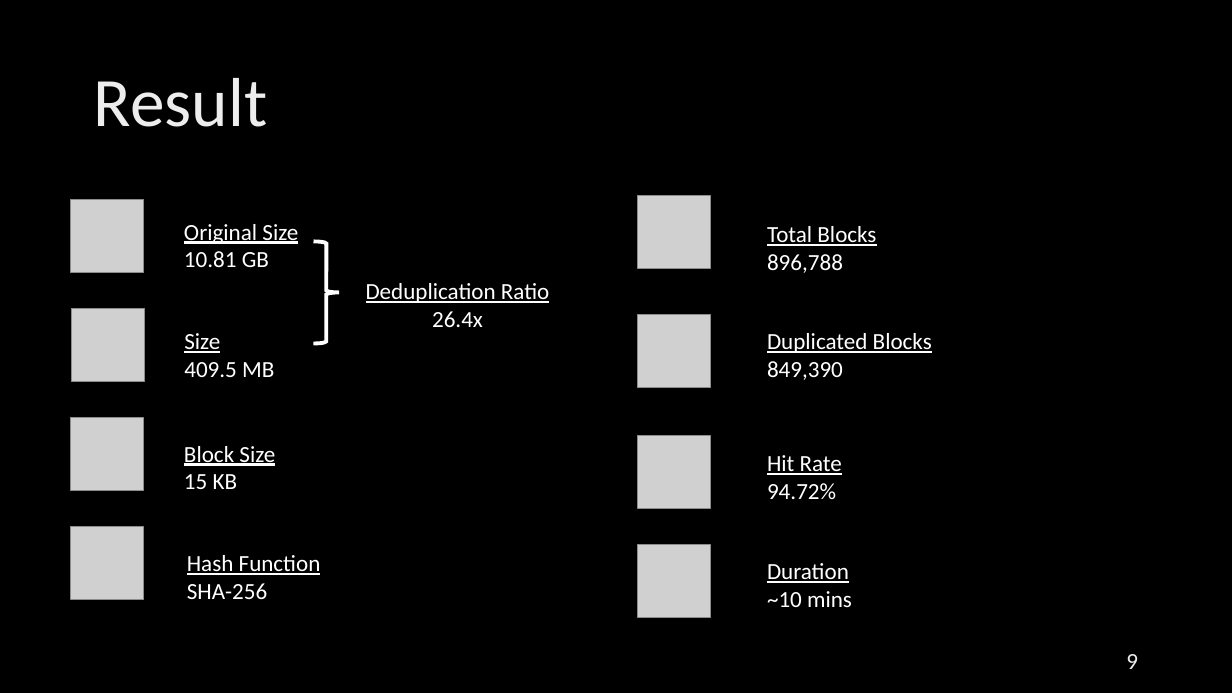
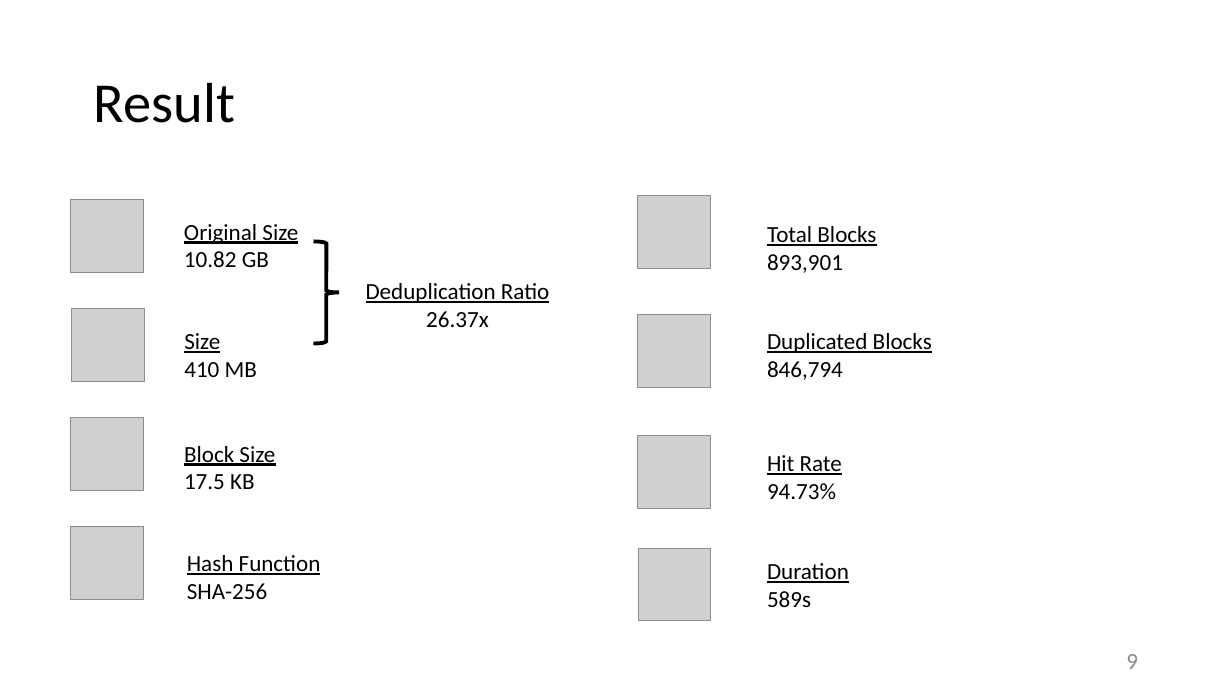
Before and after one commit to parfaire/DaDeDupNew, a slide deck: slide 9 of dd/DaDeDup.pptx. Drawn at 1232x693 pixels with LibreOffice and Linux fonts; fonts in the diff are those of the drawing; grey boxes stand for pictures; background and template pictures are left out. Boxes give left, top, right and bottom in pixels: in the first picture for what was removed or moved away, otherwise in the second. Text is boxed around its words. In the diff, an @@ line names an element or a change of style, - is before the commit and + after.

```diff
--- a/dd/DaDeDup.pptx
+++ b/dd/DaDeDup.pptx
@@ background picture (left out) to #FFFFFF @@
@@ title "Result" at (94,82,235,123): size 54 to 44 pt, text colour gradient #DEDEDE to #EDEDED to #FFFFFF to #000000 @@
@@ text at (184,224,298,267): text changed; text colour #FFFFFF to #000000 @@
-Original Size
-10.81 GB
+Original Size
+10.82 GB
@@ text at (767,226,876,246): text colour #FFFFFF to #000000 in "Total Blocks" @@
@@ right brace at (313,241,339,343): outline #FFFFFF 3 pt to #000000 3 pt @@
@@ text at (767,254,843,273): text changed; text colour #FFFFFF to #000000 @@
-896,788
+893,901
@@ text at (366,283,549,327): text changed; text colour #FFFFFF to #000000 @@
-Deduplication Ratio
-26.4x
+Deduplication Ratio
+26.37x
@@ text at (184,333,257,377): text changed; text colour #FFFFFF to #000000 @@
-Size
-409.5 MB
+Size
+410 MB
@@ text at (767,333,932,380): text changed; text colour #FFFFFF to #000000 @@
-Duplicated Blocks
-849,390
+Duplicated Blocks
+846,794
@@ text at (184,446,275,489): text changed; text colour #FFFFFF to #000000 @@
-Block Size
-15 KB
+Block Size
+17.5 KB
@@ text at (767,455,842,499): text changed; text colour #FFFFFF to #000000 @@
-Hit Rate
-94.72%
+Hit Rate
+94.73%
@@ text "Hash Function SHA-256" at (187,555,321,599): text colour #FFFFFF to #000000 @@
@@ picture: place and size @@
-picture at (638,544,711,617)
+picture at (639,549,711,621)
@@ text at (767,563,849,607): text changed; text colour #FFFFFF to #000000 @@
-Duration
-~10 mins
+Duration
+589s
@@ page number at (1126,654,1138,669): text colour gradient #9E9E9E to #EDEDED to #FFFFFF to #8C8C8C @@
```
Also in this commit, not shown: 9 other slides changed, 1 slide added, 16 other files.
